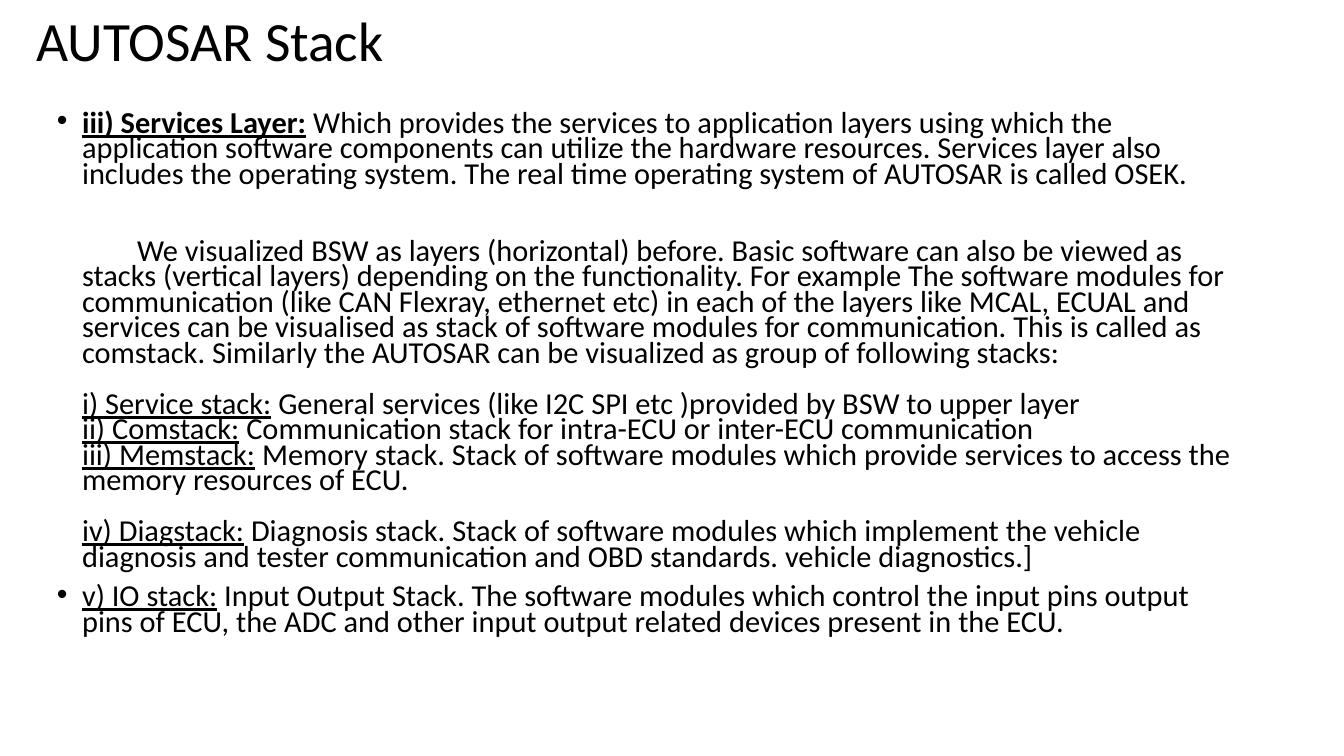
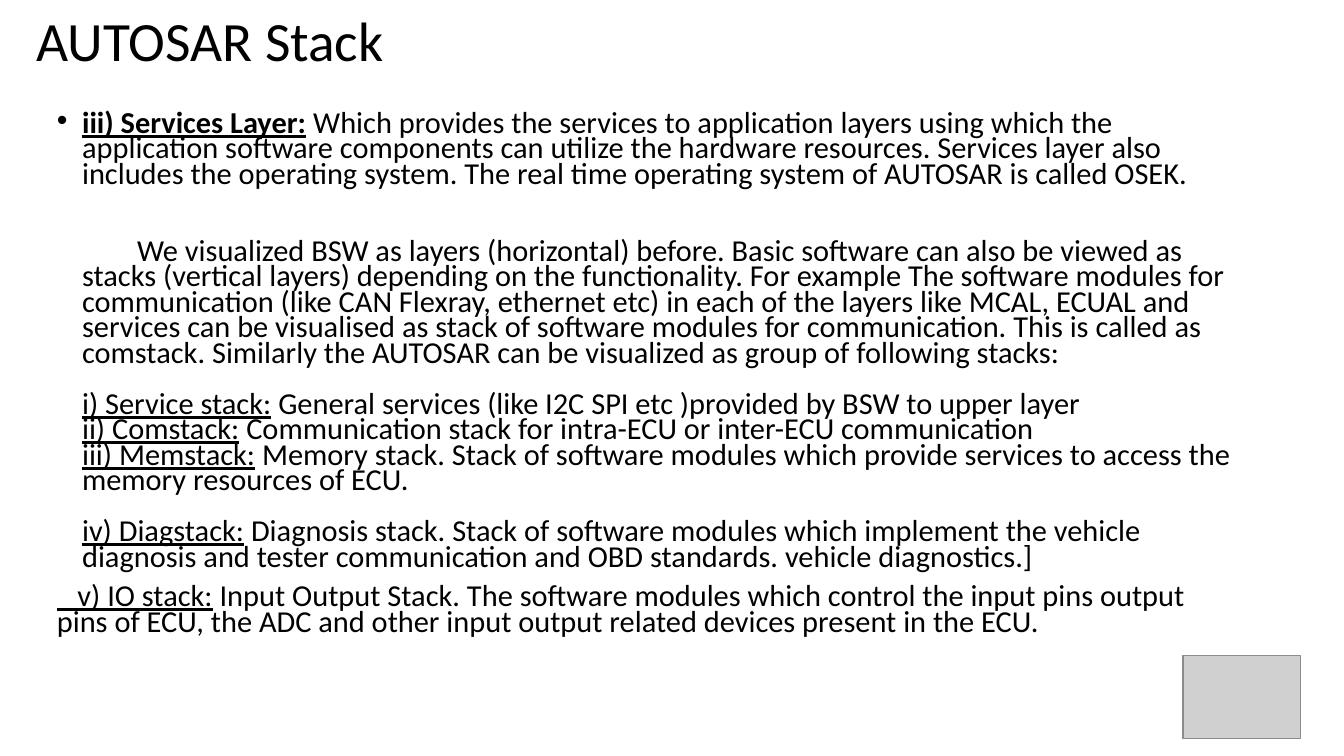
Before and after one commit to Mohamedsaied8/AMIT_labs, a slide deck: slide 34 of slides/embedded C.pptx. Drawn at 1344x756 pixels with LibreOffice and Linux fonts; fonts in the diff are those of the drawing; grey boxes stand for pictures. Boxes give left, top, right and bottom in pixels: in the first picture for what was removed or moved away, otherwise in the second. Text is boxed around its words. In the diff, an @@ line names an element or a change of style, - is before the commit and + after.

```diff
--- a/slides/embedded C.pptx
+++ b/slides/embedded C.pptx
@@ text at <box>57,584,1184,637</box>: bullet • to none @@
@@ picture added at <box>1184,656,1301,739</box> @@
```
Also in this commit, not shown: 32 other slides changed, 2 slides added, 2 slides removed.
